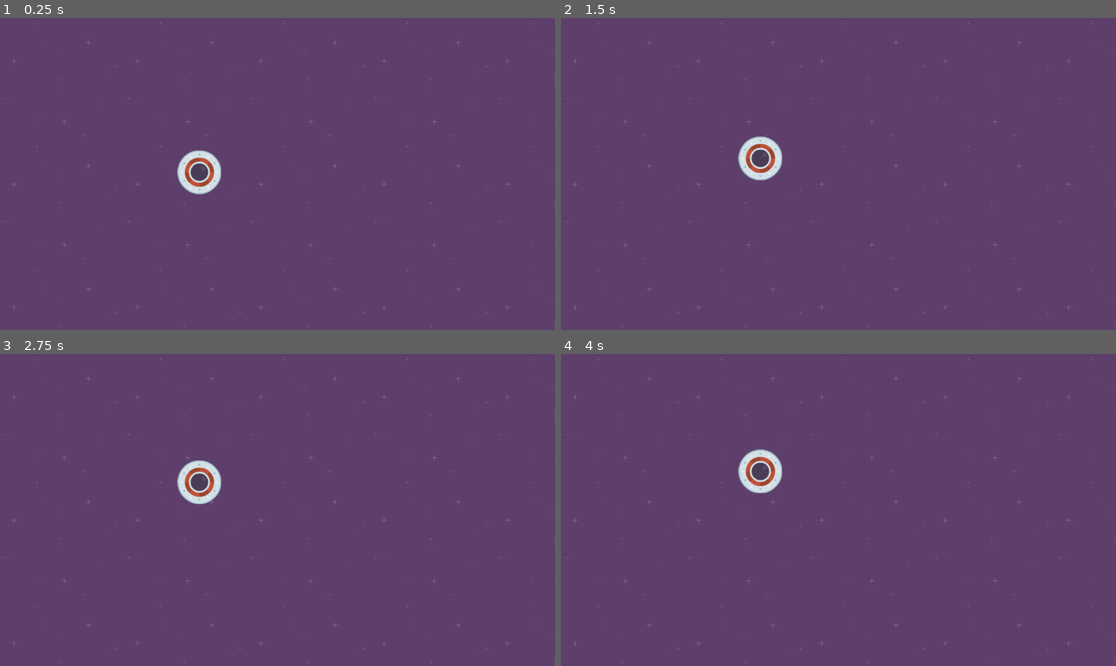
Above: before the commit, frames 1-4 (two rows, left to right).
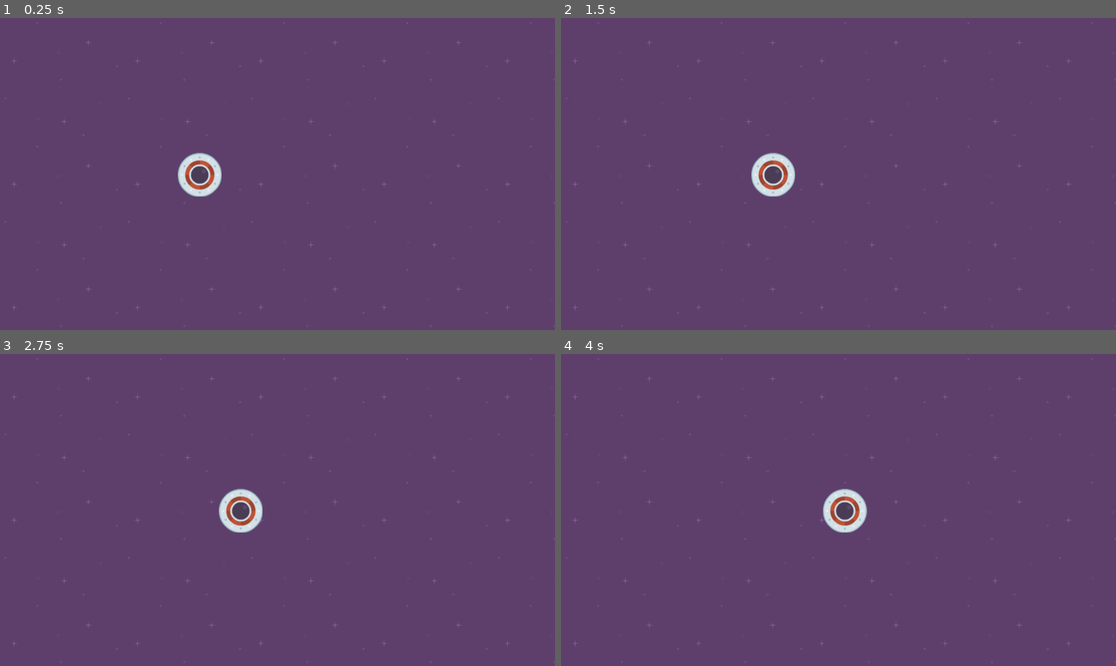
Above: after the commit, the same moments.

Repository: vslayer34/Speedy-Saucer
Game: Godot game, scene res://level_1.tscn
Same seed, same stepped clock (60 frames per second), same inputs: the game is played once before the commit and once after it.
Inputs:
- Up to frame 1 (0.25 s): no input
- Up to frame 2 (1.5 s): no input
- Up to frame 3 (2.75 s): no input
- Up to frame 4 (4 s): no input

The runs differ from the first frame. In frame 1, 0.5% of the frame differs, in the area x 31-40%, y 42-58%; in frame 2, 1.2%; in frame 3, 1.5%; in frame 4, 1.5%, in the area x 31-56%, y 30-58%.

Commit message:
added apply_force in physics process

Diff:
--- a/Scripts/player.gd
+++ b/Scripts/player.gd
@@ -3,4 +3,14 @@
 
 # Called when the node enters the scene tree for the first time.
 func _ready() -> void:
-	apply_impulse(Vector2(0.0, -25.0))
+	#apply_impulse(Vector2(0.0, -25.0))
+	pass
+
+
+func _process(_delta: float) -> void:
+	#apply_force(Vector2(25.0, 0.0))
+	pass
+
+
+func _physics_process(_delta: float) -> void:
+	apply_force(Vector2(25.0, 0.0))
